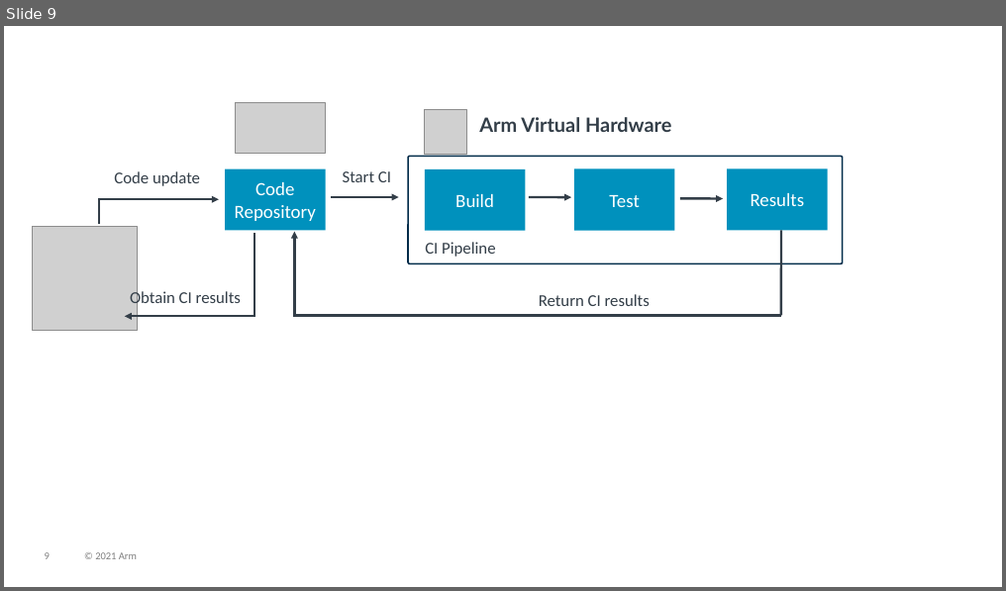
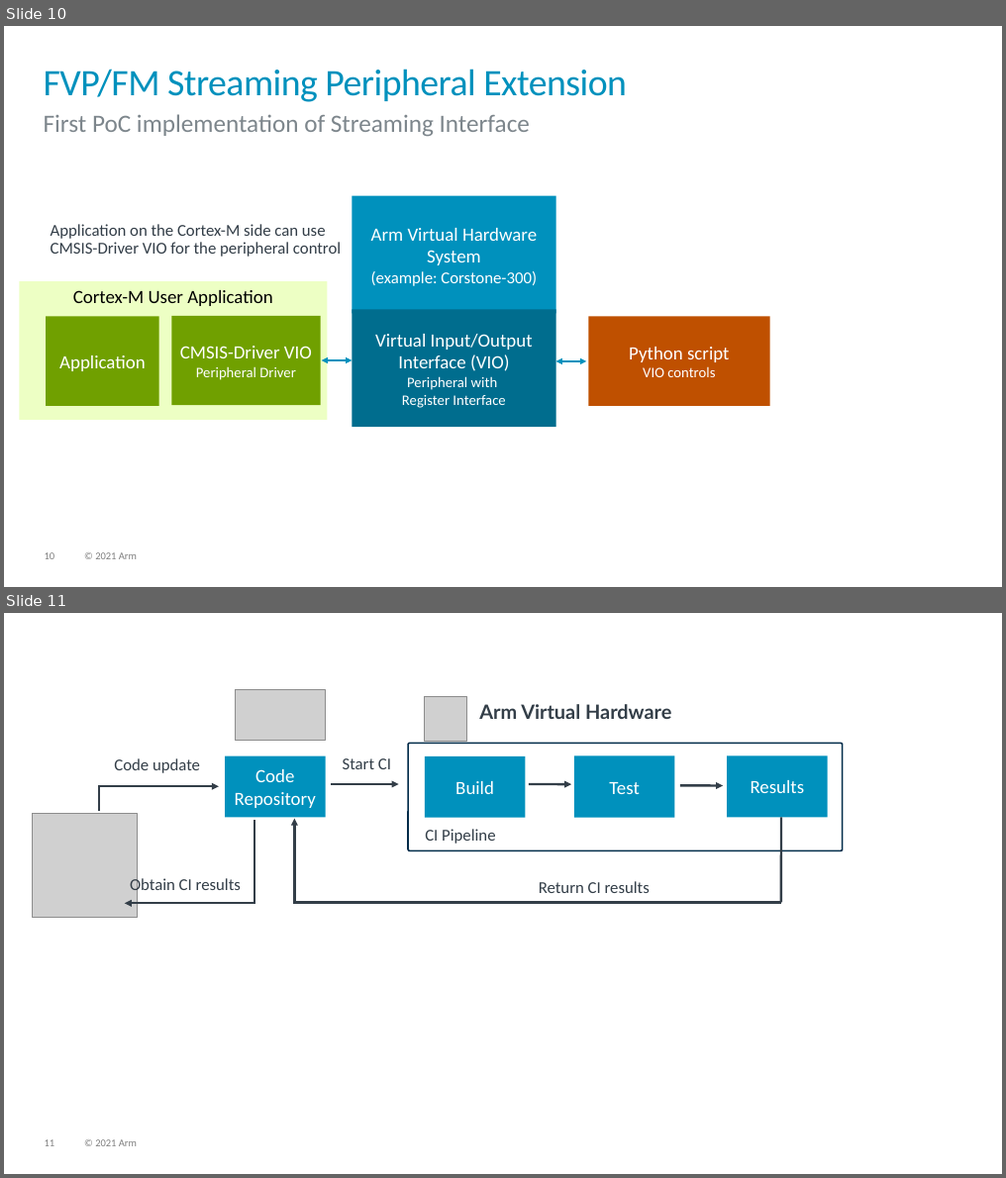
Before and after one commit to ARM-software/AVH, a slide deck: DoxyGen/overview/src/images/img_src.pptx. Shown one above the other, each under a label of ours: slide 9 before the commit, slides 10 and 11 after it. The pictures are 1006x591 and 1006x1178 pixels, drawn with LibreOffice and Linux fonts; fonts in the diff are those of the drawing; grey boxes stand for pictures; background and template pictures are left out. Boxes give left, top, right and bottom in pixels: in the first picture for what was removed or moved away, otherwise in the second. Text is boxed around its words. In the diff, an @@ line names an element or a change of style, - is before the commit and + after.

```diff
--- a/DoxyGen/overview/src/images/img_src.pptx
+++ b/DoxyGen/overview/src/images/img_src.pptx
@@ slide 10 added at (4, 26, 1002, 587), background #FFFFFF; not listed: 2 template elements that a slide beside it also shows @@
@@ title added at (44, 69, 627, 102), 36 pt, text #0091BD @@
+FVP/FM Streaming Peripheral Extension
@@ text added at (44, 114, 530, 137), 24 pt, text #7D868C @@
+First PoC implementation of Streaming Interface
@@ rectangle added at (352, 196, 556, 313), fill #0091BD, 18 pt, text #FFFFFF @@
+Arm Virtual Hardware System
+(example: Corstone-300)
@@ text added at (51, 224, 341, 257), 16 pt, text #333E48 @@
+Application on the Cortex-M side can use CMSIS-Driver VIO for the peripheral control
@@ rectangle added at (20, 281, 328, 420), fill #EDFFC4, 18 pt, text #000000 @@
+Cortex-M User Application
@@ rectangle added at (46, 316, 159, 406), fill #70A000, 18 pt, text #FFFFFF @@
+Application
@@ rectangle added at (171, 316, 321, 405), fill #70A000, 14 pt, text #FFFFFF @@
+CMSIS-Driver VIO
+Peripheral Driver
@@ rectangle added at (352, 310, 556, 427), fill #006D8E, 18 pt, text #FFFFFF @@
+Virtual Input/Output Interface (VIO)
+Peripheral with
+Register Interface
@@ rectangle added at (589, 316, 770, 406), fill #BF5000, 18 pt, text #FFFFFF @@
+Python script
+VIO controls
@@ double arrow added from (322, 361) to (352, 361), #0091BD 1 pt @@
@@ double arrow added from (555, 362) to (586, 362), #0091BD 1 pt @@
@@ what was slide 9 is now slide 11 @@
@@ page number at (45, 1140, 55, 1147): text changed @@
-9
+11
```
Also in this commit, not shown: 1 other slide added, 6 other files.
